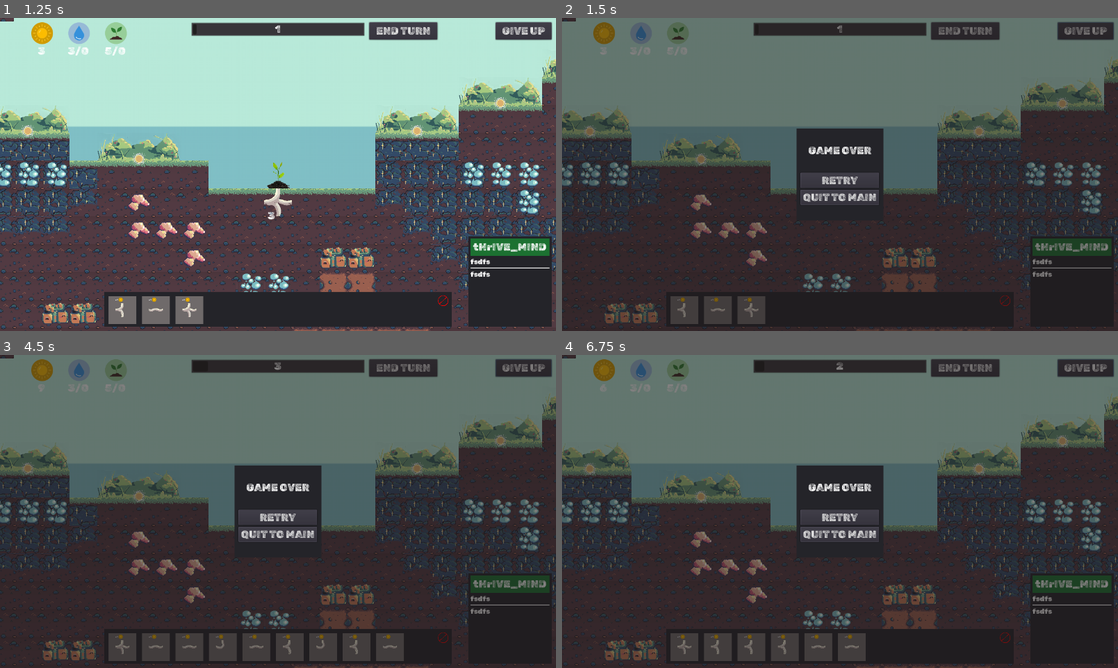
Above: before the commit, frames 1-4 (two rows, left to right).
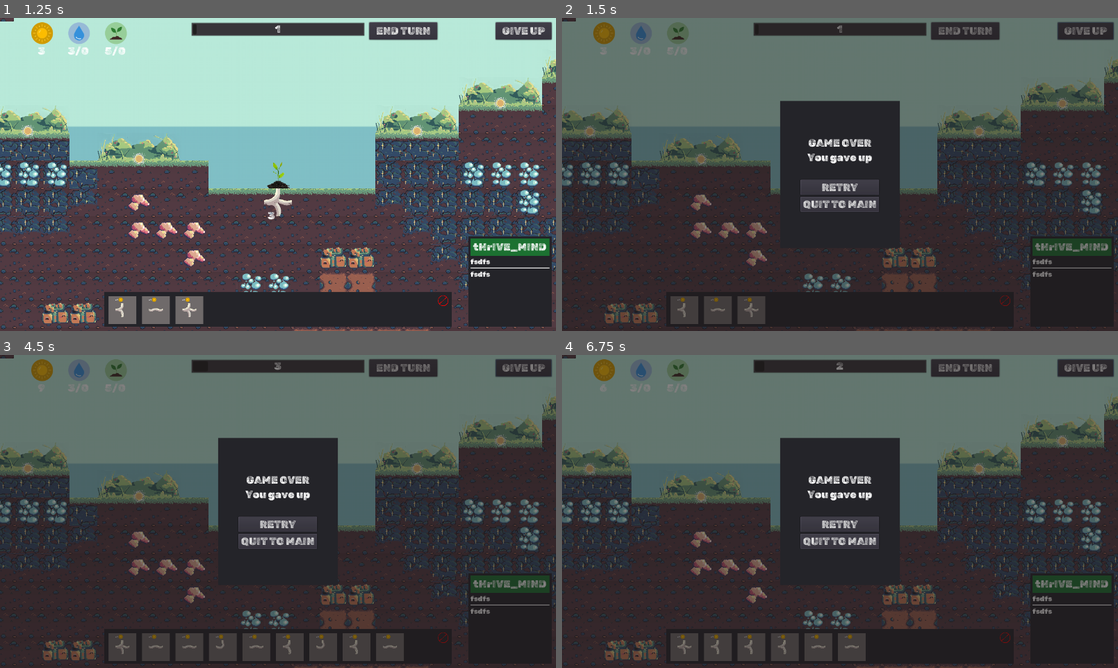
Above: after the commit, the same moments.

Repository: Gouellie/Roots
Game: Godot game, scene res://src/screens/main_menu.tscn
Same seed, same stepped clock (60 frames per second), same inputs: the game is played once before the commit and once after it.
Inputs:
- Up to frame 1 (1.25 s): click "NEW GAME" at 0.5 s
- Up to frame 2 (1.5 s): click "GIVE UP" at 1.25 s
- Up to frame 3 (4.5 s): click "RETRY" at 2 s; click "END TURN" at 2.75 s; click "END TURN" at 3.5 s; click "GIVE UP" at 4.25 s
- Up to frame 4 (6.75 s): click "RETRY" at 5 s; click "END TURN" at 5.75 s; click "GIVE UP" at 6.5 s

Frame 1 is identical in both runs. In frame 2, 4.9% of the frame differs, in the area x 39-61%, y 26-74%; in frame 3, 4.9%; in frame 4, 4.9%.

Commit message:
Hooked up victory screen

Diff:
--- a/project.godot
+++ b/project.godot
@@ -10,6 +10,11 @@
 
 _global_script_classes=[ {
 "base": "ResourceResolveBehavior",
+"class": "ConditionLoseResolveBehavior",
+"language": "GDScript",
+"path": "res://src/ui/turns/resolve_behavior_condition_lose.gd"
+}, {
+"base": "ResourceResolveBehavior",
 "class": "ConditionWinResolveBehavior",
 "language": "GDScript",
 "path": "res://src/ui/turns/resolve_behavior_condition_win.gd"
@@ -165,6 +170,7 @@
 "path": "res://src/scripts/turns/turn_manager.gd"
 } ]
 _global_script_class_icons={
+"ConditionLoseResolveBehavior": "",
 "ConditionWinResolveBehavior": "",
 "ConditionWinResolveBehavior_MaxTurns": "",
 "ConsumerResolveBehavior": "",
--- a/src/autoload/events.gd
+++ b/src/autoload/events.gd
@@ -22,10 +22,10 @@
 signal tile_placed(new_tile)
 
 # warning-ignore:unused_signal
-signal game_over
+signal game_over(resolve_behavior)
 
 # warning-ignore:unused_signal
-signal victory
+signal victory(resolve_behavior)
 
 # warning-ignore:unused_signal
 signal open_plant_shop
--- a/src/ui/gui.gd
+++ b/src/ui/gui.gd
@@ -1,16 +1,32 @@
 extends Control
 
 
-onready var control_game_over := $Control_GameOver
+onready var game_control := $GameControlScreen
+onready var header = $GameControlScreen/Panel/CenterContainer/VBoxContainer/Header
+onready var description = $GameControlScreen/Panel/CenterContainer/VBoxContainer/Description
 
 
 func _ready() -> void:
-#	control_game_over.visible = false
+	game_control.visible = false
 	Events.connect("game_over", self, "on_game_over")
+	Events.connect("victory", self, "on_game_victory")
+	print("victory?")
 
 
-func on_game_over() -> void:
-	control_game_over.visible = true
+func on_game_over(behavior) -> void:
+	header.text = "GAME OVER"
+	game_control.visible = true
+
+	if behavior is ConditionLoseResolveBehavior:
+		description.text = behavior.description
+
+
+func on_game_victory(behavior) -> void:
+	header.text = "VICTORY"
+	game_control.visible = true
+
+	if behavior is ConditionWinResolveBehavior:
+		description.text = behavior.description
 
 
 func _on_Button_Quit_pressed() -> void:
@@ -23,4 +39,6 @@
 
 
 func _on_Button_GiveUp_pressed() -> void:
-	control_game_over.visible = true
+	game_control.visible = true
+	header.text = "GAME OVER"
+	description.text = "You gave up"
--- a/src/ui/gui.tscn
+++ b/src/ui/gui.tscn
@@ -89,55 +89,63 @@
 
 [node name="InfoPanel" parent="Margin/Control_InfoPanel" instance=ExtResource( 2 )]
 
-[node name="Control_GameOver" type="ColorRect" parent="."]
-visible = false
+[node name="GameControlScreen" type="ColorRect" parent="."]
 anchor_right = 1.0
 anchor_bottom = 1.0
 color = Color( 0.113725, 0.0941176, 0.0941176, 0.54902 )
 
-[node name="Panel" type="Panel" parent="Control_GameOver"]
+[node name="Panel" type="Panel" parent="GameControlScreen"]
 anchor_left = 0.5
 anchor_top = 0.5
 anchor_right = 0.5
 anchor_bottom = 0.5
-margin_left = -100.0
-margin_top = -106.0
-margin_right = 100.0
-margin_bottom = 106.0
+margin_left = -138.0
+margin_top = -169.0
+margin_right = 138.0
+margin_bottom = 169.0
 rect_min_size = Vector2( 200, 120 )
 
-[node name="CenterContainer" type="CenterContainer" parent="Control_GameOver/Panel"]
+[node name="CenterContainer" type="CenterContainer" parent="GameControlScreen/Panel"]
 anchor_right = 1.0
 anchor_bottom = 1.0
 
-[node name="VBoxContainer" type="VBoxContainer" parent="Control_GameOver/Panel/CenterContainer"]
-margin_left = 9.0
-margin_top = 36.0
-margin_right = 190.0
-margin_bottom = 176.0
+[node name="VBoxContainer" type="VBoxContainer" parent="GameControlScreen/Panel/CenterContainer"]
+margin_left = 47.0
+margin_top = 82.0
+margin_right = 228.0
+margin_bottom = 255.0
 
-[node name="Label" type="Label" parent="Control_GameOver/Panel/CenterContainer/VBoxContainer"]
+[node name="Header" type="Label" parent="GameControlScreen/Panel/CenterContainer/VBoxContainer"]
 margin_right = 181.0
 margin_bottom = 29.0
 text = "GAME OVER"
 align = 1
+uppercase = true
 
-[node name="Label_Space" type="Label" parent="Control_GameOver/Panel/CenterContainer/VBoxContainer"]
+[node name="Description" type="Label" parent="GameControlScreen/Panel/CenterContainer/VBoxContainer"]
 margin_top = 33.0
 margin_right = 181.0
 margin_bottom = 62.0
+text = "GAME OVER"
+align = 1
+autowrap = true
+
+[node name="Label_Space" type="Label" parent="GameControlScreen/Panel/CenterContainer/VBoxContainer"]
+margin_top = 66.0
+margin_right = 181.0
+margin_bottom = 95.0
 align = 1
 
-[node name="Button_Retry" type="Button" parent="Control_GameOver/Panel/CenterContainer/VBoxContainer"]
-margin_top = 66.0
+[node name="Button_Retry" type="Button" parent="GameControlScreen/Panel/CenterContainer/VBoxContainer"]
+margin_top = 99.0
 margin_right = 181.0
-margin_bottom = 101.0
+margin_bottom = 134.0
 text = "RETRY"
 
-[node name="Button_Quit" type="Button" parent="Control_GameOver/Panel/CenterContainer/VBoxContainer"]
-margin_top = 105.0
+[node name="Button_Quit" type="Button" parent="GameControlScreen/Panel/CenterContainer/VBoxContainer"]
+margin_top = 138.0
 margin_right = 181.0
-margin_bottom = 140.0
+margin_bottom = 173.0
 text = "QUIT TO MAIN"
 
 [node name="UpgradesShop" parent="." instance=ExtResource( 7 )]
@@ -152,5 +160,5 @@
 margin_bottom = 224.0
 
 [connection signal="pressed" from="Margin/Control/Button_GiveUp" to="." method="_on_Button_GiveUp_pressed"]
-[connection signal="pressed" from="Control_GameOver/Panel/CenterContainer/VBoxContainer/Button_Retry" to="." method="_on_Button_Retry_pressed"]
-[connection signal="pressed" from="Control_GameOver/Panel/CenterContainer/VBoxContainer/Button_Quit" to="." method="_on_Button_Quit_pressed"]
+[connection signal="pressed" from="GameControlScreen/Panel/CenterContainer/VBoxContainer/Button_Retry" to="." method="_on_Button_Retry_pressed"]
+[connection signal="pressed" from="GameControlScreen/Panel/CenterContainer/VBoxContainer/Button_Quit" to="." method="_on_Button_Quit_pressed"]
--- /dev/null
+++ b/src/ui/turns/resolve_behavior_condition_lose.gd
@@ -0,0 +1,15 @@
+extends ResourceResolveBehavior
+class_name ConditionLoseResolveBehavior
+
+var description : String = "###INSERT LOSE CONDITION###"
+
+func _init():
+	._init()
+	resolve_step = Turns.STEP_ORDER.condition_win
+
+func _lose() -> void:
+	Events.emit_signal("game_over", self)
+
+func _execute_resolve_behavior():
+	# to be overridden in child class
+	pass
--- a/src/ui/turns/resolve_behavior_condition_win.gd
+++ b/src/ui/turns/resolve_behavior_condition_win.gd
@@ -1,12 +1,14 @@
 extends ResourceResolveBehavior
 class_name ConditionWinResolveBehavior
 
+var description : String = "###INSERT WIN CONDITION###"
+
 func _init():
 	._init()
-	resolve_step = Turns.STEP_ORDER.condition_win
+	resolve_step = Turns.STEP_ORDER.condition_lose
 
 func _victory() -> void:
-	Events.emit_signal("victory")
+	Events.emit_signal("victory", self)
 
 func _execute_resolve_behavior():
 	# to be overridden in child class
--- a/src/ui/turns/resolve_behaviors/resolve_behavior_condition_win_max_turns.gd
+++ b/src/ui/turns/resolve_behaviors/resolve_behavior_condition_win_max_turns.gd
@@ -3,6 +3,8 @@
 
 func _init():
 	._init()
+
+	description = "You've survived %s turns" % [String(Globals.turn_manager.max_turns)]
 	resolve_step = Turns.STEP_ORDER.condition_win
 
 func _execute_resolve_behavior():
--- a/src/ui/turns/turn_panel.tscn
+++ b/src/ui/turns/turn_panel.tscn
@@ -26,7 +26,7 @@
 
 [node name="CurrentTurnBar" type="ProgressBar" parent="VBoxContainer"]
 margin_right = 400.0
-margin_bottom = 40.0
+margin_bottom = 32.0
 grow_horizontal = 2
 grow_vertical = 2
 rect_min_size = Vector2( 0, 32 )
